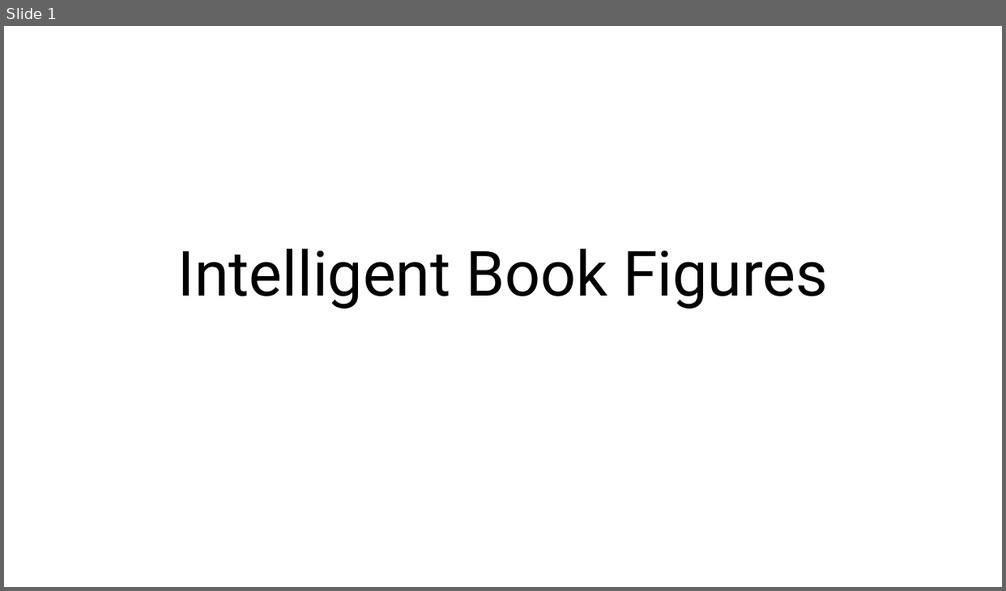
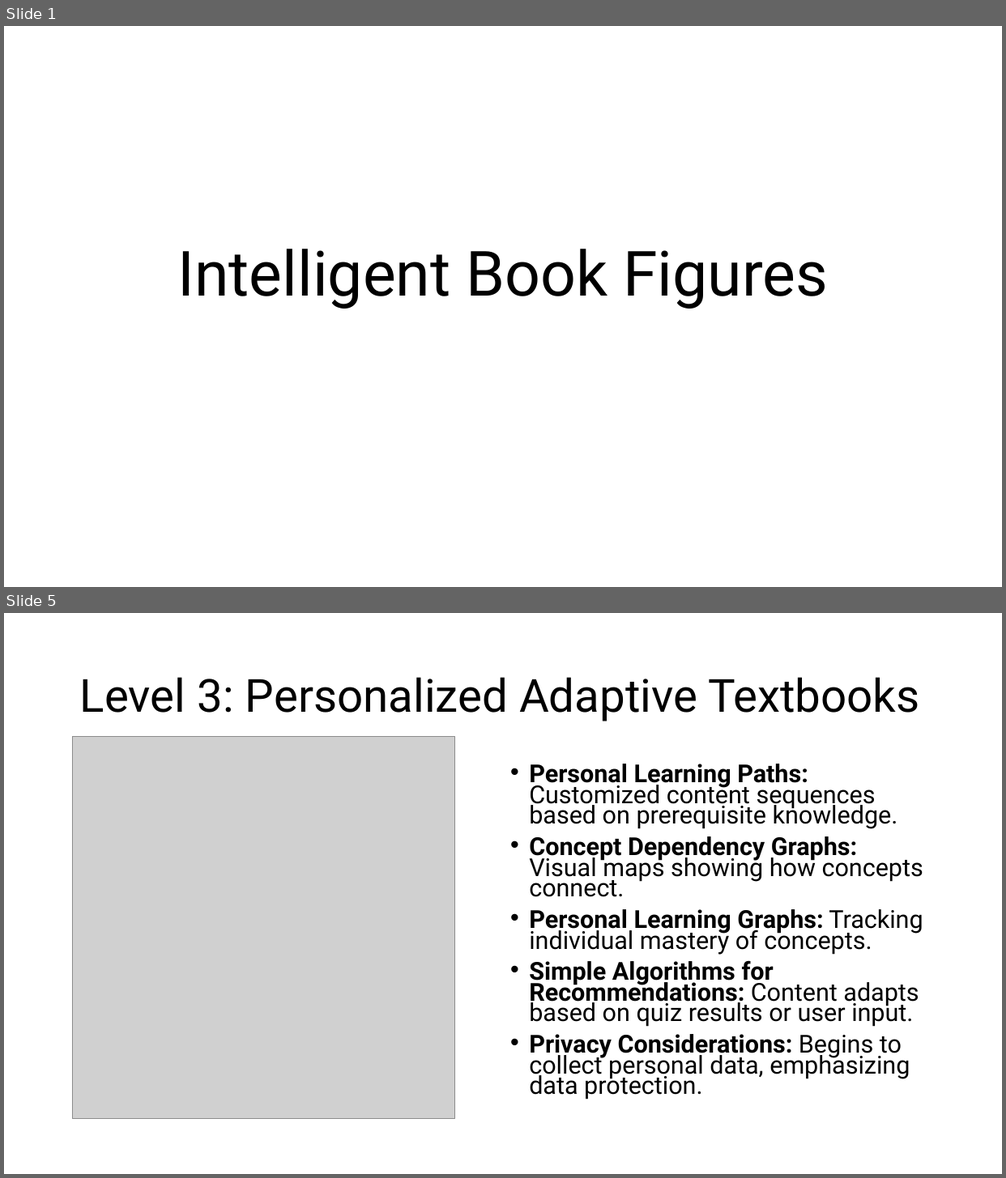
Before and after one commit to dmccreary/intelligent-textbooks, a slide deck: slides/Book-Figures.pptx. Shown one above the other, each under a label of ours: slide 1 before the commit, slides 1 and 5 after it; the slides between them are not shown. The pictures are 1006x591 and 1006x1178 pixels, drawn with LibreOffice and Linux fonts; fonts in the diff are those of the drawing; grey boxes stand for pictures. Boxes give left, top, right and bottom in pixels: in the first picture for what was removed or moved away, otherwise in the second. Text is boxed around its words. In the diff, an @@ line names an element or a change of style, - is before the commit and + after.

Commit message:
updating content

```diff
--- a/slides/Book-Figures.pptx
+++ b/slides/Book-Figures.pptx
@@ slide 5 added at box(4, 613, 1002, 1174), background #FFFFFF @@
@@ title added at box(80, 677, 919, 722), 44 pt, text #000000 @@
+Level 3: Personalized Adaptive Textbooks
@@ picture added at box(73, 736, 454, 1118) @@
@@ text added at box(529, 764, 923, 1100), 23.8 pt, text #000000 @@
+• Personal Learning Paths: Customized content sequences based on prerequisite knowledge.
+• Concept Dependency Graphs: Visual maps showing how concepts connect.
+• Personal Learning Graphs: Tracking individual mastery of concepts.
+• Simple Algorithms for Recommendations: Content adapts based on quiz results or user input.
+• Privacy Considerations: Begins to collect personal data, emphasizing data protection.
```
Also in this commit, not shown: 6 other slides added.
